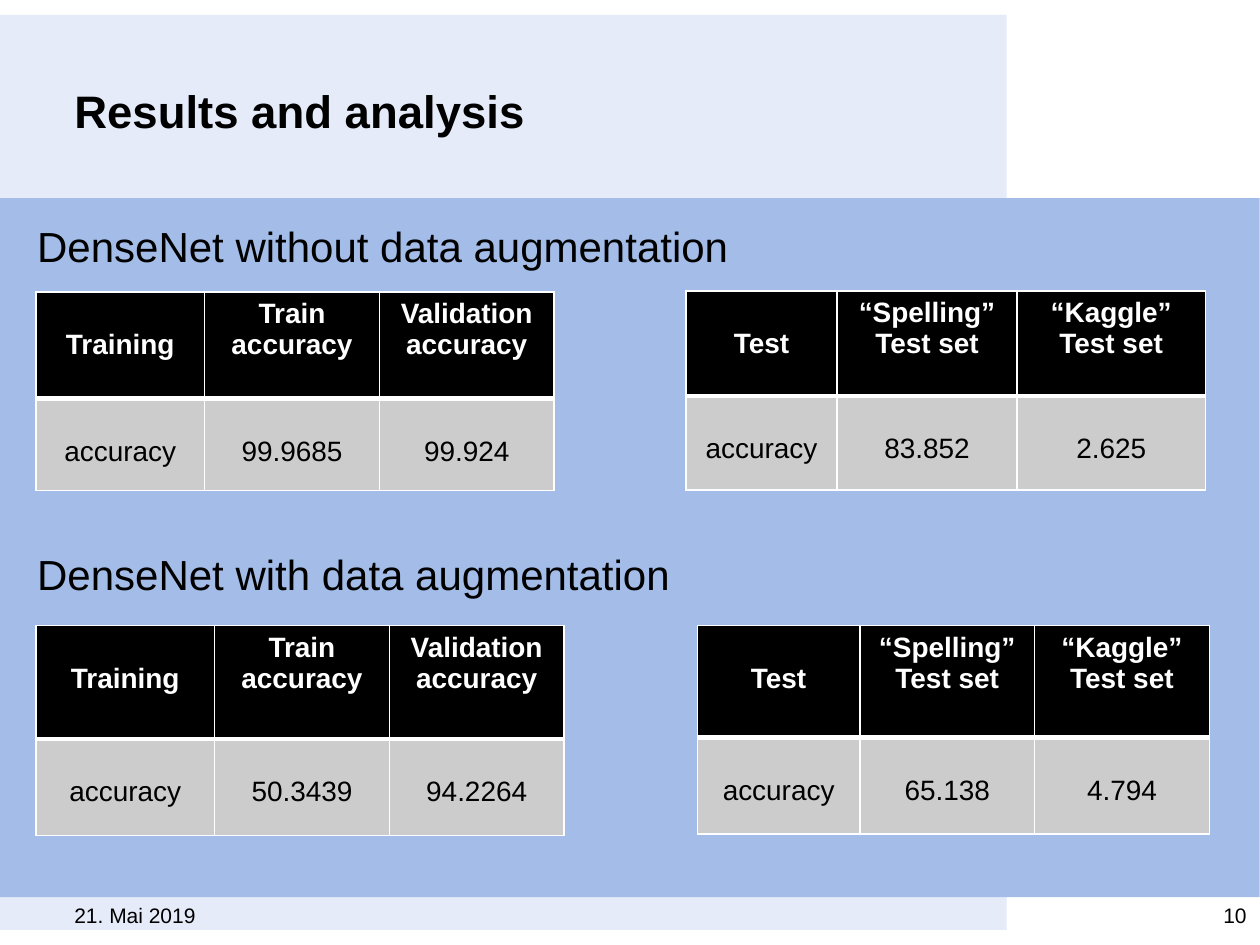
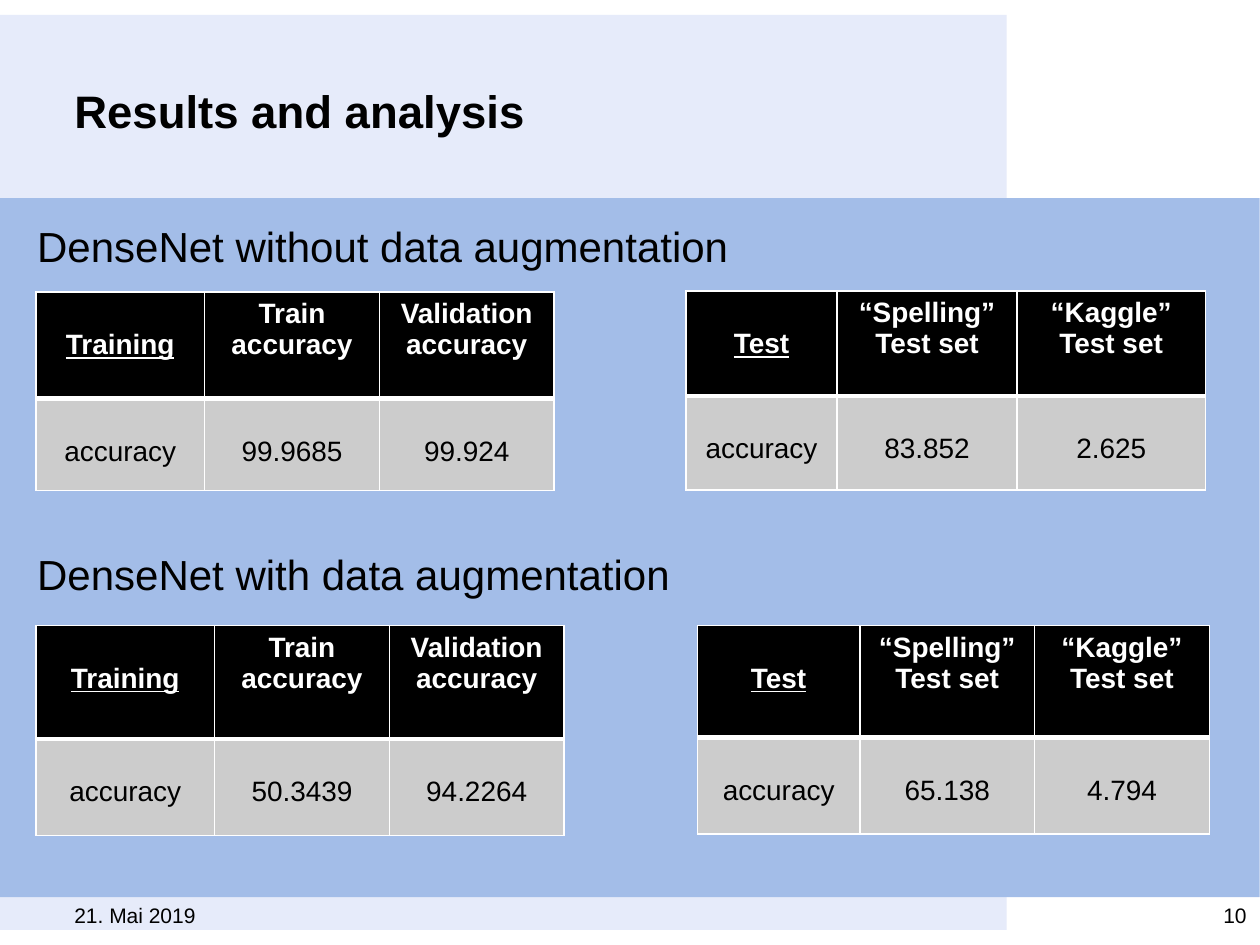
Before and after one commit to MeiLing90/ATML19_Group3A, a slide deck: slide 10 of ATML_presentation.pptx. Drawn at 1260x945 pixels with LibreOffice and Linux fonts; fonts in the diff are those of the drawing; background and template pictures are left out. Boxes give left, top, right and bottom in pixels: in the first picture for what was removed or moved away, otherwise in the second. Text is boxed around its words. In the diff, an @@ line names an element or a change of style, - is before the commit and + after.

Commit message:
modified pptx

```diff
--- a/ATML_presentation.pptx
+++ b/ATML_presentation.pptx
@@ table at <box>37,292,556,490</box> @@
@@ underline on in "Training" @@
@@ table at <box>685,291,1206,490</box> @@
@@ underline on in "Test" @@
@@ table at <box>37,625,566,835</box> @@
@@ underline on in "Training" @@
@@ table at <box>697,625,1210,833</box> @@
@@ underline on in "Test" @@
```
